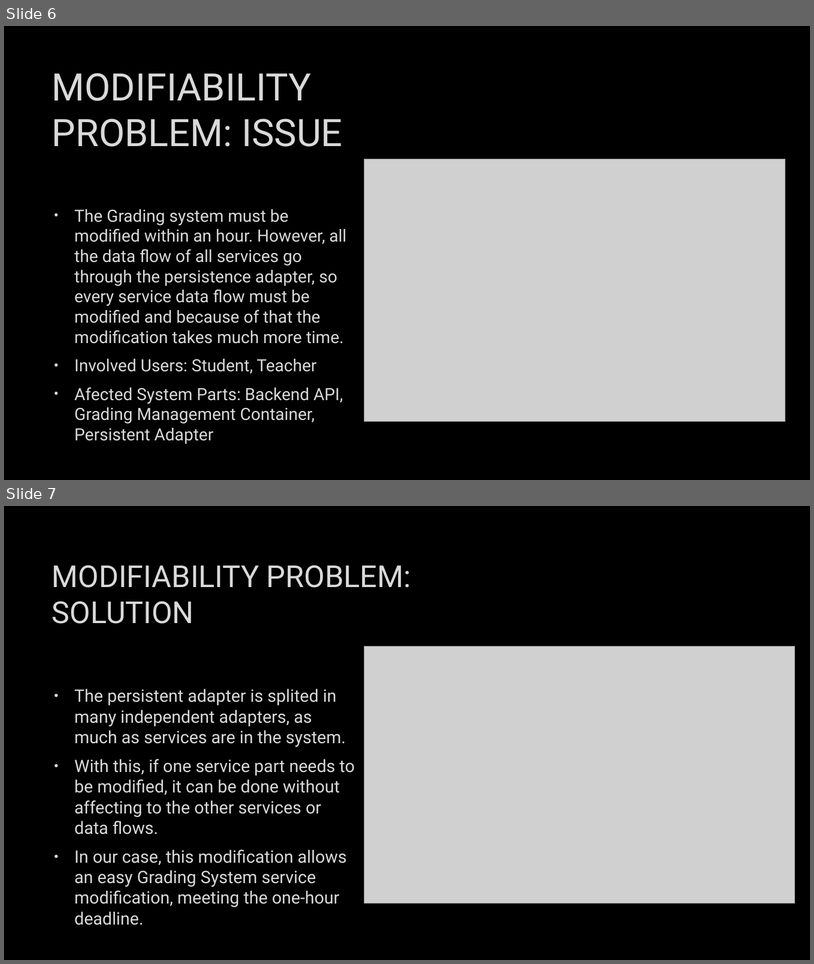
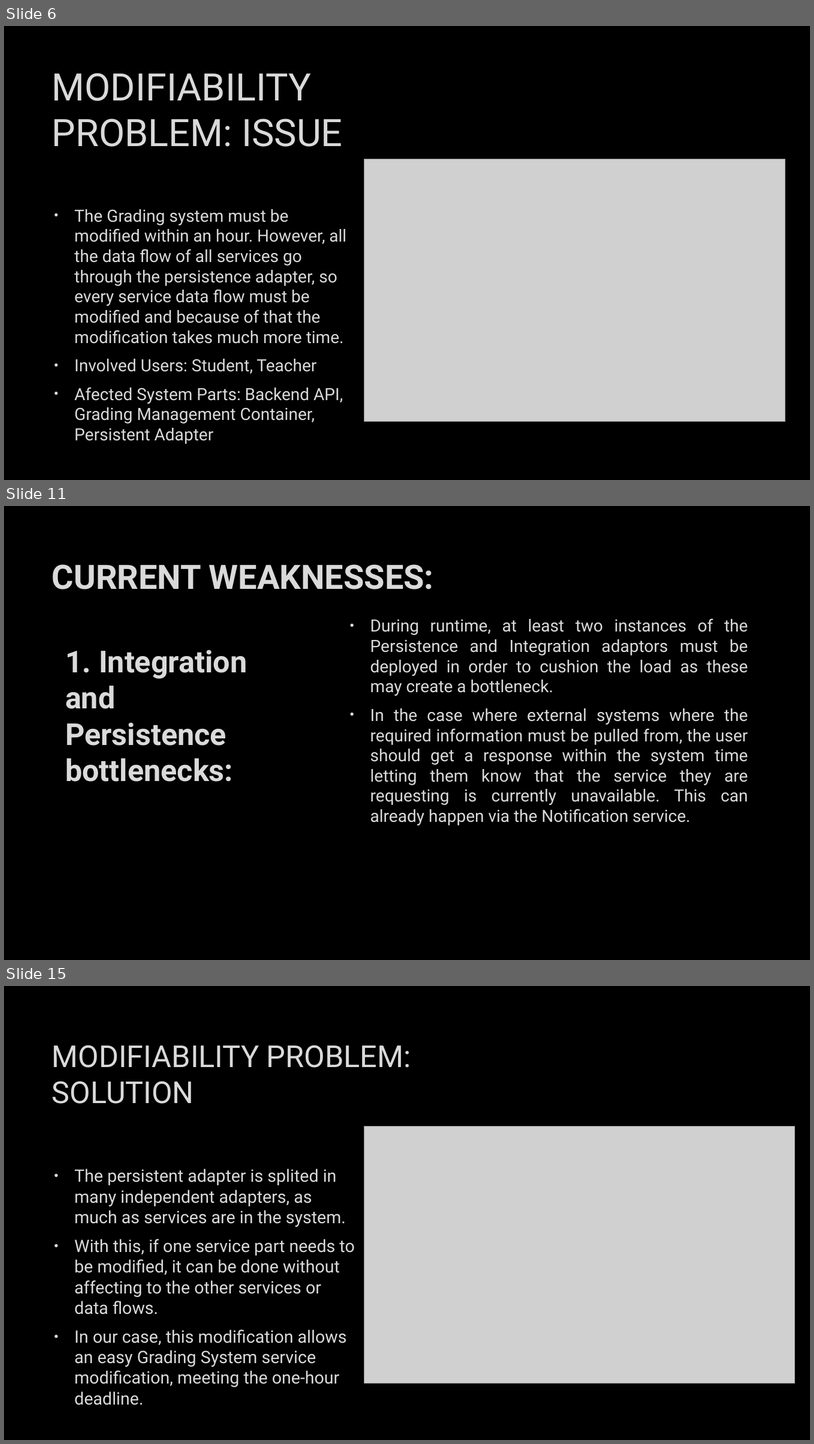
Before and after one commit to mayembe-martin/software_architecture_schedules, a slide deck: M2/Presentation_Qualities.pptx. Shown one above the other, each under a label of ours: slides 6 and 7 before the commit, slides 6, 11 and 15 after it; the slides between them are not shown. The pictures are 814x964 and 814x1444 pixels, drawn with LibreOffice and Linux fonts; fonts in the diff are those of the drawing; grey boxes stand for pictures; background and template pictures are left out. Boxes give left, top, right and bottom in pixels: in the first picture for what was removed or moved away, otherwise in the second. Text is boxed around its words. In the diff, an @@ line names an element or a change of style, - is before the commit and + after.

```diff
--- a/M2/Presentation_Qualities.pptx
+++ b/M2/Presentation_Qualities.pptx
@@ slide 11 added at (4,506,810,960), background picture (left out) @@
@@ text added at (52,564,434,589), 40 pt, text #DADADA, bold @@
+CURRENT WEAKNESSES:
@@ text added at (371,618,749,825), 20 pt, text #DADADA @@
+• During runtime, at least two instances of the Persistence and Integration adaptors must be deployed in order to cushion the load as these may create a bottleneck.
+• In the case where external systems where the required information must be pulled from, the user should get a response within the system time letting them know that the service they are requesting is currently unavailable. This can already happen via the Notification service.
@@ title added at (65,649,248,781), 36 pt, text #DADADA, bold @@
+1. Integration and Persistence bottlenecks:
@@ what was slide 7 is now slide 15 @@
```
Also in this commit, not shown: 2 slides changed, 4 other slides added, 7 slides removed.
